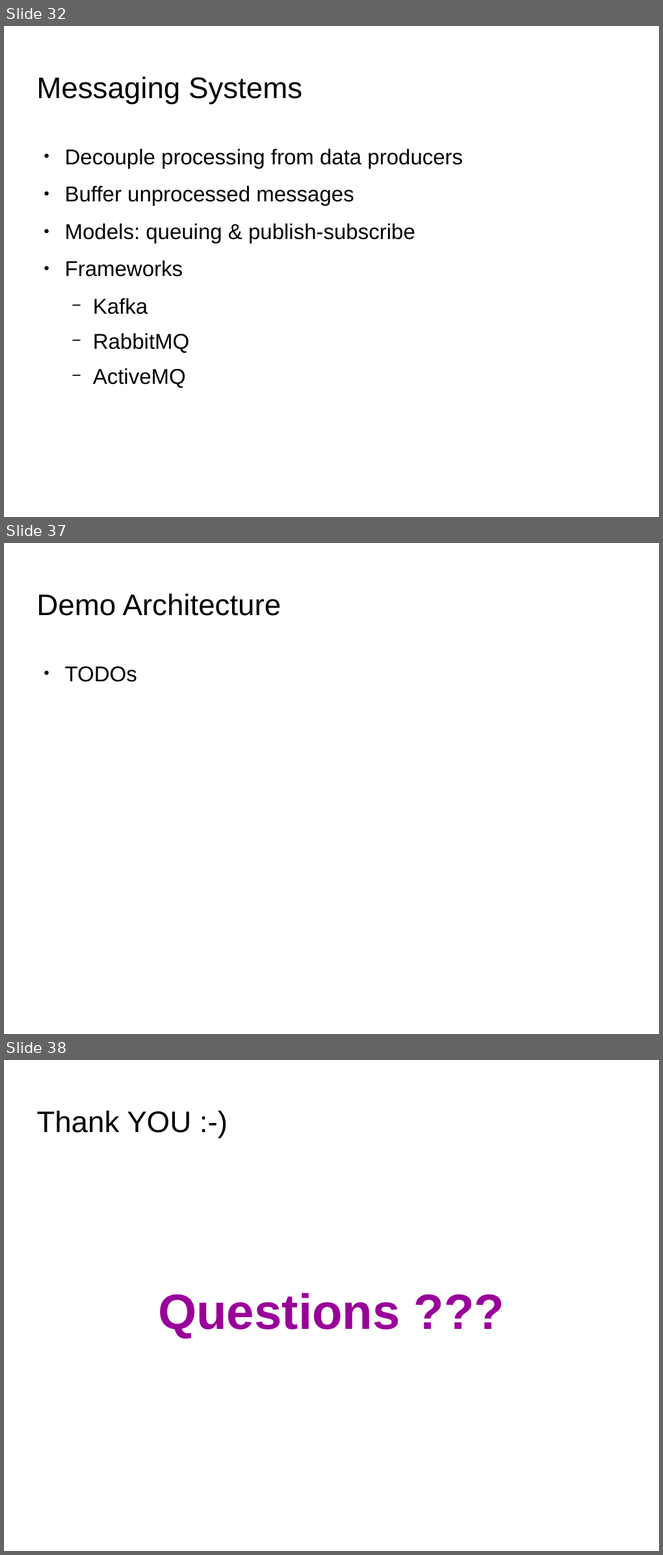
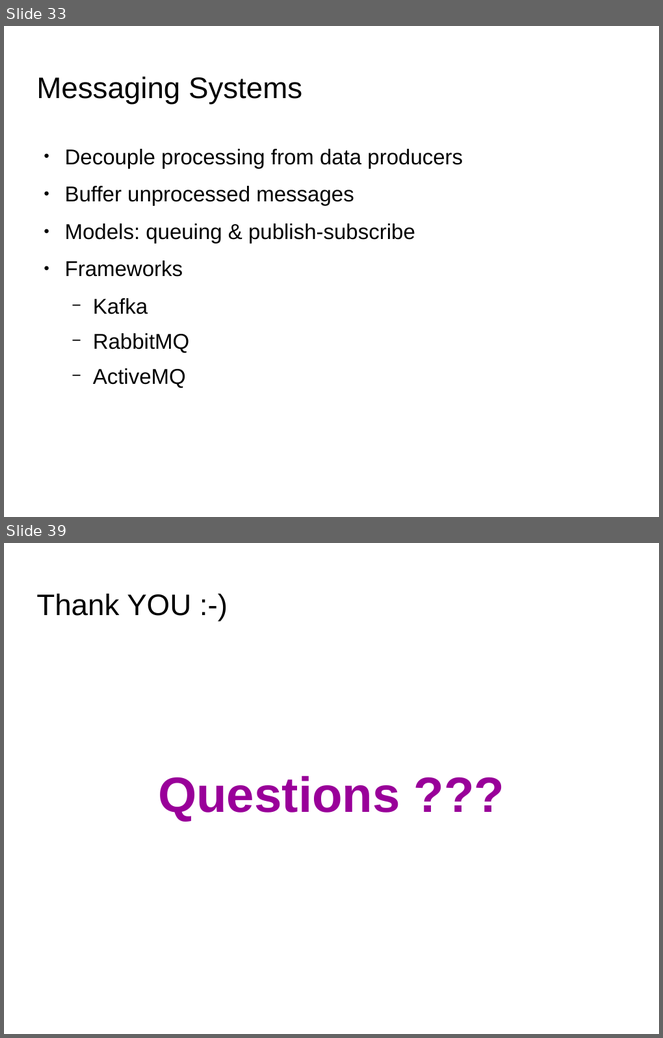
Before and after one commit to qiozas/Documents, a slide deck: fosscomm-2016/Big Data Streaming - FOSSCOMM 2016.odp. Shown one above the other, each under a label of ours: slides 32, 37 and 38 before the commit, slides 33 and 39 after it; the slides between them are not shown. The pictures are 663x1555 and 663x1038 pixels, drawn with LibreOffice and Linux fonts; fonts in the diff are those of the drawing; background and template pictures are left out. Boxes give left, top, right and bottom in pixels: in the first picture for what was removed or moved away, otherwise in the second. Text is boxed around its words. In the diff, an @@ line names an element or a change of style, - is before the commit and + after.

```diff
--- a/fosscomm-2016/Big Data Streaming - FOSSCOMM 2016.odp
+++ b/fosscomm-2016/Big Data Streaming - FOSSCOMM 2016.odp
@@ slide 37 removed at box(4, 543, 659, 1034), background picture (left out) @@
@@ title removed at box(36, 594, 282, 616) @@
-Demo Architecture
@@ text removed at box(65, 667, 137, 682) @@
-● TODOs
@@ what was slide 32 is now slide 33 @@
@@ what was slide 38 is now slide 39 @@
```
Also in this commit, not shown: 8 slides changed, 2 slides added, 1 other file.
